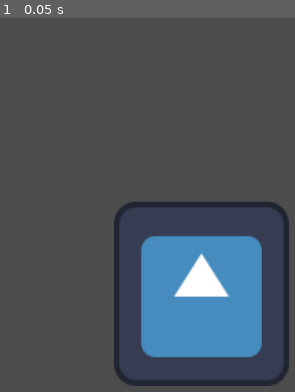
Above: before the commit, frame 1.
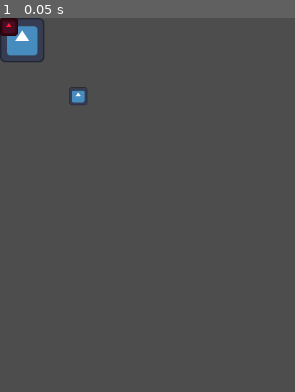
Above: after the commit, the same moment.

Repository: Diegodmbot/EuroPython2025
Game: Godot game, scene res://server.tscn
Same seed, same stepped clock (60 frames per second), same inputs: the game is played once before the commit and once after it. The project has no main scene, so this scene is started directly. The engine's default icon, where the game draws it, is replaced by a stand-in: a white triangle on a blue panel in a dark square.
Inputs:
- Up to frame 1 (0.05 s): no input

The runs differ from the first frame. In frame 1, 18% of the frame differs, in the area x 0-98%, y 0-99%.

Commit message:
feat: add a godot image to cover the face

Diff:
--- a/camera.gd
+++ b/camera.gd
@@ -1,6 +1,8 @@
 extends TextureRect
 
 var server: UDPServer
+@onready var face_mask = %FaceMask
+@onready var face_mask_2 = $FaceMask2
 
 func _ready():
 	server = UDPServer.new()
@@ -30,8 +32,9 @@
 				var y = float(payload.get_string_from_utf8().get_slice(",", 1))
 				var w = float(payload.get_string_from_utf8().get_slice(",", 2))
 				var h = float(payload.get_string_from_utf8().get_slice(",", 3))
-				print("Recibido RECT: %f %f %f %f" % [x, y, w, h])
-				print("----")
+				face_mask.position = Vector2(x, y)
+				face_mask.size = Vector2(x+w,y+h)
+				face_mask_2.position = Vector2(x+w,y+h)
 			_:
 				print("Tipo desconocido:", header)
 
--- a/server.tscn
+++ b/server.tscn
@@ -5,18 +5,52 @@
 
 [node name="server" type="Node"]
 
-[node name="Camera" type="TextureRect" parent="."]
+[node name="Control" type="Control" parent="."]
+layout_mode = 3
 anchors_preset = 15
 anchor_right = 1.0
 anchor_bottom = 1.0
 grow_horizontal = 2
 grow_vertical = 2
-stretch_mode = 5
+size_flags_horizontal = 3
+size_flags_vertical = 3
+
+[node name="Camera" type="TextureRect" parent="Control"]
+custom_minimum_size = Vector2(400, 300)
+layout_mode = 0
+stretch_mode = 3
 script = ExtResource("2_h8t3n")
 
-[node name="ColorRect" type="TextureRect" parent="."]
-offset_left = 164.0
-offset_top = 265.0
-offset_right = 417.0
-offset_bottom = 531.0
+[node name="FaceMask" type="TextureRect" parent="Control/Camera"]
+unique_name_in_owner = true
+layout_mode = 1
+anchors_preset = 15
+anchor_right = 1.0
+anchor_bottom = 1.0
+offset_right = -272.0
+offset_bottom = -172.0
+grow_horizontal = 2
+grow_vertical = 2
+scale = Vector2(0.5, 0.5)
 texture = ExtResource("2_imety")
+
+[node name="FaceMask2" type="TextureRect" parent="Control/Camera"]
+modulate = Color(1, 0.104859, 0.197094, 1)
+offset_right = 128.0
+offset_bottom = 128.0
+scale = Vector2(0.2, 0.2)
+texture = ExtResource("2_imety")
+
+[node name="FaceMask3" type="TextureRect" parent="Control/Camera"]
+layout_mode = 1
+anchors_preset = 15
+anchor_right = 1.0
+anchor_bottom = 1.0
+offset_left = 100.0
+offset_top = 100.0
+offset_right = -172.0
+offset_bottom = -72.0
+grow_horizontal = 2
+grow_vertical = 2
+scale = Vector2(0.2, 0.2)
+texture = ExtResource("2_imety")
Not shown, changed: python/camera.py
Not shown, changed: python/client.py
